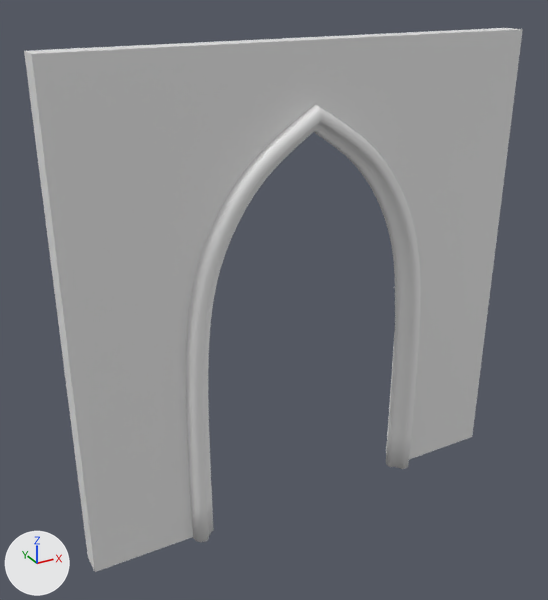
A saved change to the Blender file GameAssetPack/Assets/Meshes/ChurchParts/ChurchWall_Doorway_4x4x0.2.blend.
Both versions are drawn from a 50 mm camera at (-1.02, -4.85, 4.48) aimed at (1.76, 0.2, 1.95). The axes (+X, +Y, +Z) are drawn at lower left. The lights are the same throughout.

The first picture shows 'Door_Profile_1', 'LOD_B_ChurchWall_Doorway_4x4x0.2'.
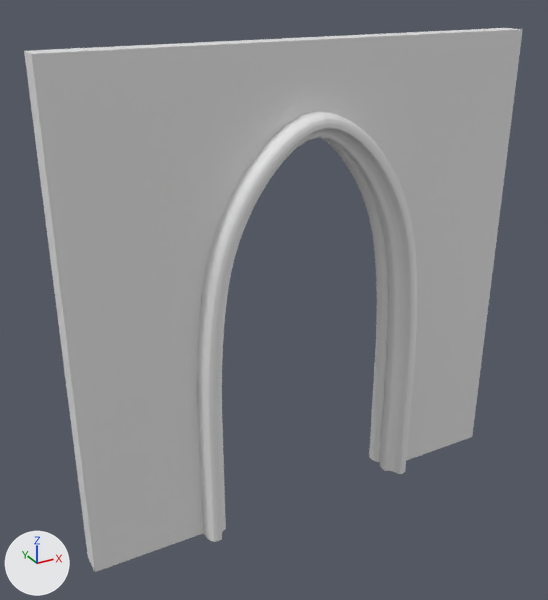
Commit message: Modeled door archway using curve profile

ob_mirrorpoint is not drawn itself; it is used by a modifier of ob_door_profile_1.

Changed parts and their boxes (x1, y1, x2, y2) in the pictures (548 x 600 px):
'Archway Path', added: after (197, 111, 417, 542)
'Door_Profile_1', hidden: before (186, 105, 421, 542)

Edits to the bpy script that builds the scene:
```text
Add cu_archway_path:
    cu_archway_path = bpy.data.curves.new('Archway Path', 'CURVE')
    cu_archway_path.dimensions = '3D'
    _sp = cu_archway_path.splines.new('POLY'); _sp.points.add(12)
    _sp.points.foreach_set('co', [0.0, 0.0, 0.0, 0.0, 0.0, 0.96, 0.0, 0.0, 0.0, 1.451, 0.0, 0.0, 0.0696, 2.201, 0.0, 0.0, 0.231, 2.674, 0.0, 0.0, 0.539, 3.124, 0.0, 0.0, 1.044, 3.445, 0.0, 0.0, 1.549, 3.124, 0.0, 0.0, 1.857, 2.674, 0.0, 0.0, 2.018, 2.201, 0.0, 0.0, 2.087, 1.451, 0.0, 0.0, 2.087, 0.96, 0.0, 0.0, 2.087, 0.0, 0.0, 0.0])
    _sp.points.foreach_set('tilt', [-1.571, -1.571, -1.571, -1.571, -1.571, -1.571, -1.571, -1.571, -1.571, -1.571, -1.571, -1.571, -1.571])
    _sp.order_v = 0
    _sp.resolution_v = 0
    _sp.use_endpoint_u = True
    _sp.use_smooth = False
    cu_archway_path.use_path_clamp = True
    cu_archway_path.bevel_mode = 'OBJECT'
    cu_archway_path.bevel_resolution = 0
    cu_archway_path.fill_mode = 'HALF'
    cu_archway_path.bevel_object = ob_archway_profile
Add cu_door_profile:
    cu_door_profile = bpy.data.curves.new('Door Profile', 'CURVE')
    cu_door_profile.dimensions = '3D'
    _sp = cu_door_profile.splines.new('POLY'); _sp.points.add(25)
    _sp.points.foreach_set('co', [0.2, -0.0872, 0.000814, 0.0, 0.2, -0.107, 0.000814, 0.0, 0.178, -0.115, 0.000726, 0.0, 0.157, -0.124, 0.000637, 0.0, 0.14, -0.14, 0.00057, 0.0, 0.124, -0.157, 0.000504, 0.0, 0.115, -0.178, 0.00047, 0.0, 0.107, -0.2, 0.000436, 0.0, 0.0872, -0.2, 0.000355, 0.0, 0.0672, -0.2, 0.000273, 0.0, 0.0504, -0.196, 0.000205, 0.0, 0.0336, -0.191, 0.000137, 0.0, 0.0213, -0.179, 0.0000866, 0.0, 0.009, -0.166, 0.0000366, 0.0, 0.0045, -0.15, 0.0000183, 0.0, 0.0, -0.133, 0.0, 0.0, 0.0, -0.0664, 0.0, 0.0, 0.0, 0.0, 0.0, 0.0, 0.0664, 0.0, 0.00027, 0.0, 0.133, 0.0, 0.000541, 0.0, 0.15, -0.0045, 0.000609, 0.0, 0.166, -0.009, 0.000677, 0.0, 0.179, -0.0213, 0.000727, 0.0, 0.191, -0.0336, 0.000777, 0.0, 0.195, -0.0504, 0.000796, 0.0, 0.2, -0.0672, 0.000814, 0.0])
    _sp.order_v = 0
    _sp.resolution_v = 0
    _sp.use_cyclic_u = True
    _sp.use_smooth = False
    cu_door_profile.use_path_clamp = True
    cu_door_profile.bevel_resolution = 0
    cu_door_profile.fill_mode = 'HALF'
Change ob_mirrorpoint:
    ob_mirrorpoint.location: (1.993, 0.0, 3.447) -> (1.993, 0.1, 3.447)
Change ob_door_profile_1:
    add ob_door_profile_1.hide_viewport = True
Add ob_archway_path:
    ob_archway_path = bpy.data.objects.new('Archway Path', cu_archway_path)
    ob_archway_path.location = (0.956, 0.1, 0.0)
    ob_archway_path.rotation_euler = (1.571, 0.0, 0.0)  # degrees (90, 0, 0)
    ob_archway_path.scale = (1.01, 1.05, 1.25)
    _m = ob_archway_path.modifiers.new('Subsurf', 'SUBSURF')
    _m.levels = 3
    _m.render_levels = 3
    _m = ob_archway_path.modifiers.new('Mirror', 'MIRROR')
    _m.use_axis = (False, True, False)
    _m.mirror_object = ob_mirrorpoint
Add ob_archway_profile:
    ob_archway_profile = bpy.data.objects.new('Archway Profile', cu_door_profile)
    ob_archway_profile.location = (0.856, 0.1, -0.000407)
    ob_archway_profile.hide_viewport = True
```
